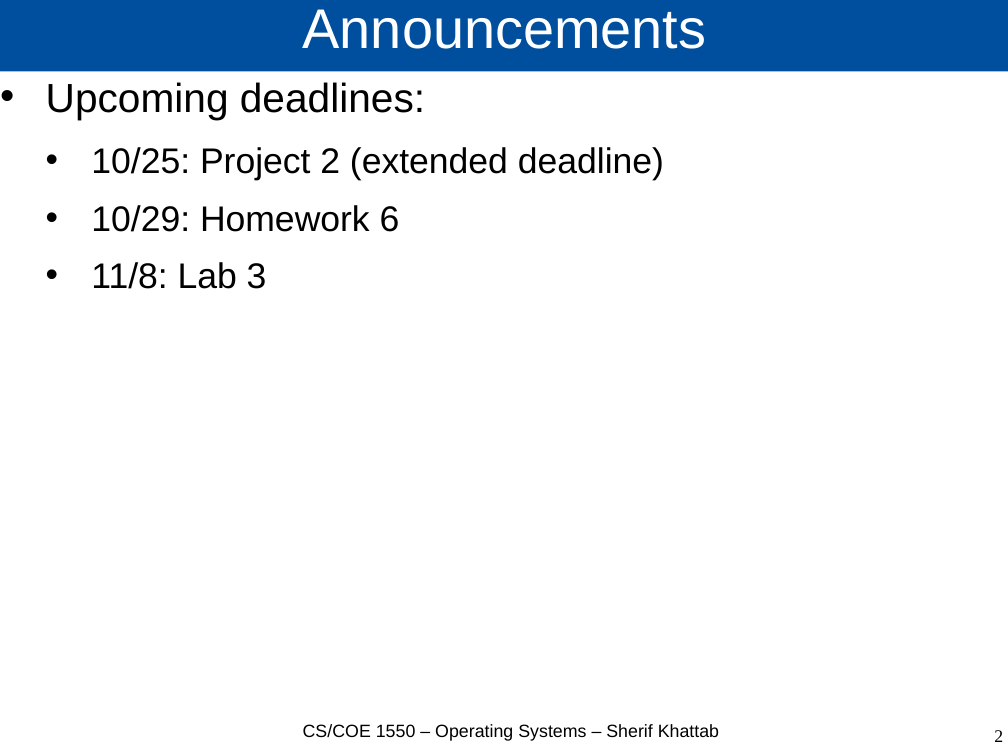
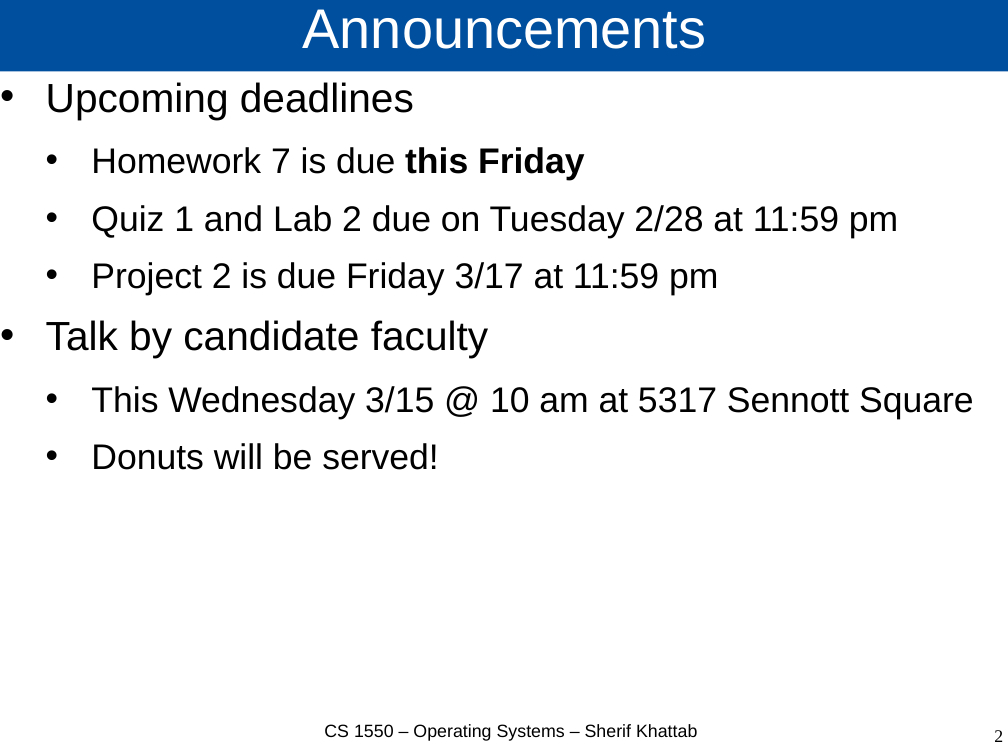
Before and after one commit to cs1550-2244/cs1550-code-handouts, a slide deck: slide 2 of DraftSlides/Lecture15.pptx. Drawn at 1008x756 pixels with LibreOffice and Linux fonts; fonts in the diff are those of the drawing. Boxes give left, top, right and bottom in pixels: in the first picture for what was removed or moved away, otherwise in the second. Text is boxed around its words. In the diff, an @@ line names an element or a change of style, - is before the commit and + after.

```diff
--- a/DraftSlides/Lecture15.pptx
+++ b/DraftSlides/Lecture15.pptx
@@ text at [46,82,974,470]: text changed @@
-• Upcoming deadlines:
-  • 10/25: Project 2 (extended deadline)
-  • 10/29: Homework 6
-  • 11/8: Lab 3
+• Upcoming deadlines
+  • Homework 7 is due this Friday
+  • Quiz 1 and Lab 2 due on Tuesday 2/28 at 11:59 pm
+  • Project 2 is due Friday 3/17 at 11:59 pm
+• Talk by candidate faculty
+  • This Wednesday 3/15 @ 10 am at 5317 Sennott Square
+  • Donuts will be served!
@@ text at [324,724,697,741]: text changed @@
-CS/COE 1550 – Operating Systems – Sherif Khattab
+CS 1550 – Operating Systems – Sherif Khattab
```
Also in this commit, not shown: 7 other slides changed, 38 slides added, 1 slide removed, 2 other files.
